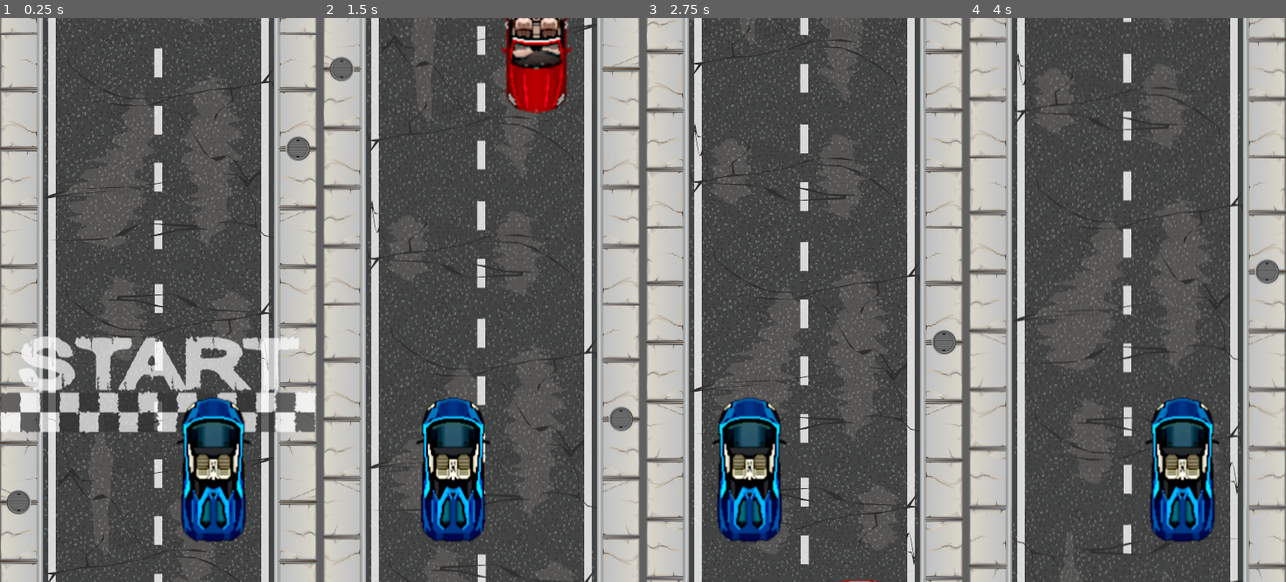
Above: before the commit, frames 1-4 (left to right).
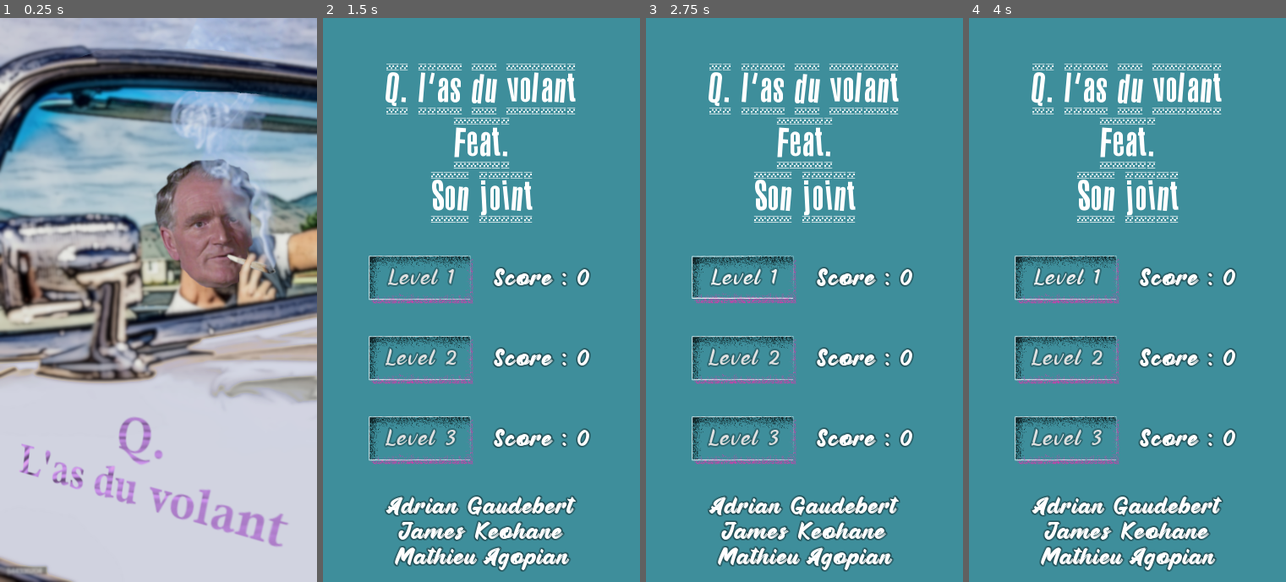
Above: after the commit, the same moments.

Repository: adngdb/coopjam
Game: Godot game, scene res://GUI/StartScreen/StartScreen.tscn
Two runs of this game, one before a commit and one after it. Both use one fixed random seed, a clock stepped at 60 frames per second and the inputs below. Before the commit the project starts from res://Levels/LevelTest.tscn.
Inputs (mouse positions are in pixels of both pictures, inside the frame that each line leads up to):
- Up to frame 1 (0.25 s): no input
- Up to frame 2 (1.5 s): tap Enter at 0.5 s; move the mouse to (551, 271) at 0.52 s; hold Right (ui_right) 0.53-1.28 s; click (551, 271) at 0.6 s; move the mouse to (418, 328) at 1.27 s; hold Left (ui_left) from 1.28 s (still down); click (418, 328) at 1.35 s
- Up to frame 3 (2.75 s): release Left (ui_left) at 2 s; click (744, 277) at 2 s, where only the run after the commit has a clickable "Level 1"
- Up to frame 4 (4 s): click (1067, 277) at 2.75 s, where only the run after the commit has a clickable "Level 1"; move the mouse to (1159, 175) at 3.52 s; hold Right (ui_right) from 3.53 s (still down); click (1159, 175) at 3.6 s

The runs differ from the first frame. In frame 1, 89% of the frame differs, in the area x 0-100%, y 0-100%; in frame 2, 100%; in frame 3, 100%; in frame 4, 100%.

Commit message:
the game starts on start screen

Diff:
--- /dev/null
+++ b/Qlas/GUI/StartScreen/StartScreen.gd
@@ -0,0 +1,5 @@
+extends Control
+
+
+func _on_Timer_timeout():
+	LevelS.change_scene_to("MenuScreen")
--- a/Qlas/GUI/StartScreen/StartScreen.tscn
+++ b/Qlas/GUI/StartScreen/StartScreen.tscn
@@ -1,10 +1,12 @@
-[gd_scene load_steps=2 format=2]
+[gd_scene load_steps=3 format=2]
 
 [ext_resource path="res://Assets/Screens/Qlas.png" type="Texture" id=1]
+[ext_resource path="res://GUI/StartScreen/StartScreen.gd" type="Script" id=2]
 
 [node name="StartScreen" type="Control"]
 anchor_right = 1.0
 anchor_bottom = 1.0
+script = ExtResource( 2 )
 __meta__ = {
 "_edit_use_anchors_": false
 }
@@ -16,3 +18,9 @@
 
 [node name="CanvasModulate" type="CanvasModulate" parent="."]
 color = Color( 0.913725, 0.913725, 0.913725, 1 )
+
+[node name="Timer" type="Timer" parent="."]
+wait_time = 1.5
+one_shot = true
+autostart = true
+[connection signal="timeout" from="Timer" to="." method="_on_Timer_timeout"]
--- a/Qlas/Levels/LevelTest.tscn
+++ b/Qlas/Levels/LevelTest.tscn
@@ -50,6 +50,7 @@
 position = Vector2( -64, -5472 )
 
 [node name="StartLine" parent="." instance=ExtResource( 1 )]
+position = Vector2( 0, -32 )
 
 [node name="FinishLine" parent="." instance=ExtResource( 4 )]
 position = Vector2( 0, -5840 )
--- a/Qlas/Systems/LevelSystem.gd
+++ b/Qlas/Systems/LevelSystem.gd
@@ -1,18 +1,23 @@
 extends Node
 
 
-var scenes_dict = {
+var screen_dict = {
 	"StartScreen" : "res://GUI/StartScreen/StartScreen.tscn",
 	"MenuScreen" : "res://GUI/MenuScreen/MenuScreen.tscn",
-	"1_Level" : "res://Levels/1_Level.tscn",
-	"2_Level" : "res://Levels/2_Level.tscn",
-	"3_Level" : "res://Levels/3_Level.tscn",
 }
 
 
-func change_scene_to(var scene : String):
-	get_tree().change_scene(scenes_dict[scene])
+var levels = [
+	"res://Levels/1_Level.tscn",
+	"res://Levels/2_Level.tscn",
+	"res://Levels/3_Level.tscn",
+]
 
-func change_scene_to_level(var level : String):
-	get_tree().change_scene(scenes_dict[level])
-	#Add timer
+
+func change_scene_to(var screen : String):
+	get_tree().change_scene(screen_dict[screen])
+
+
+func change_scene_to_level(var idx : int):
+	get_tree().change_scene(levels[idx])
+	GameS.start_level(idx)
--- a/Qlas/project.godot
+++ b/Qlas/project.godot
@@ -16,7 +16,7 @@
 [application]
 
 config/name="Qlas"
-run/main_scene="res://Levels/LevelTest.tscn"
+run/main_scene="res://GUI/StartScreen/StartScreen.tscn"
 config/icon="res://icon.png"
 
 [autoload]
